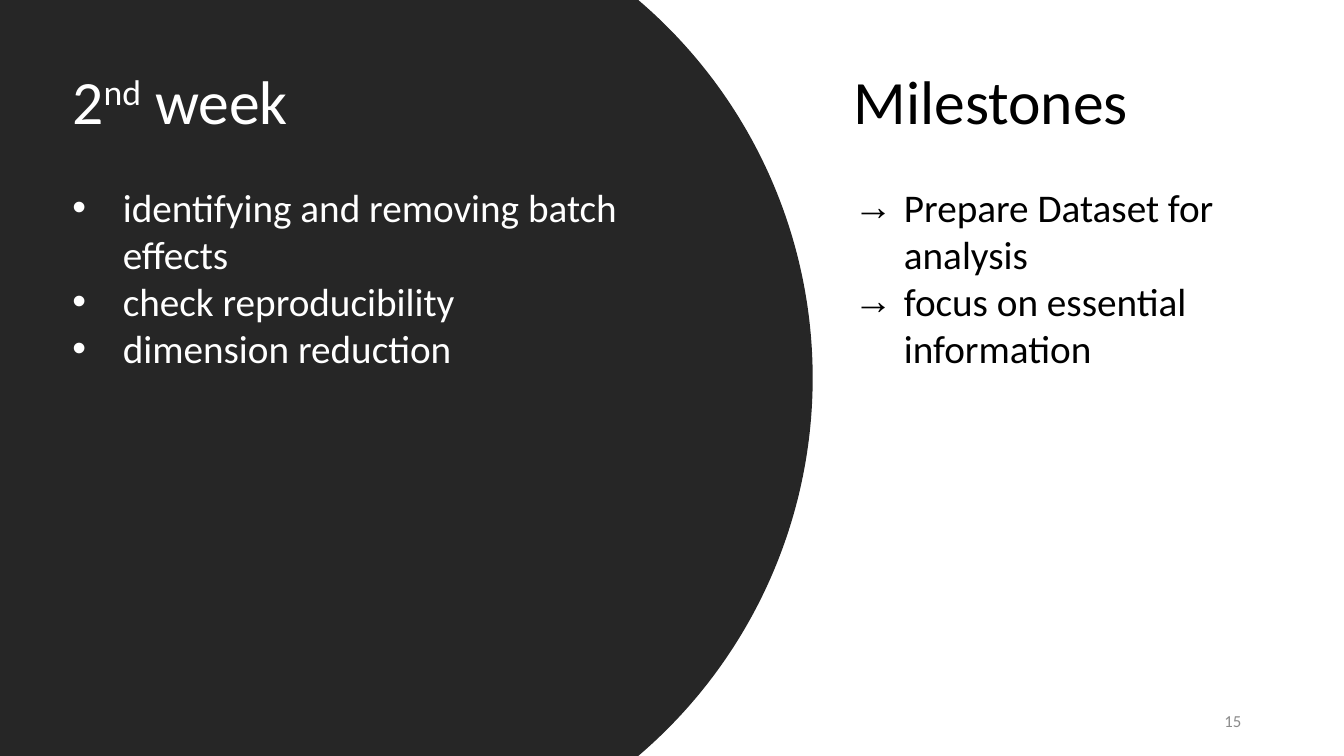
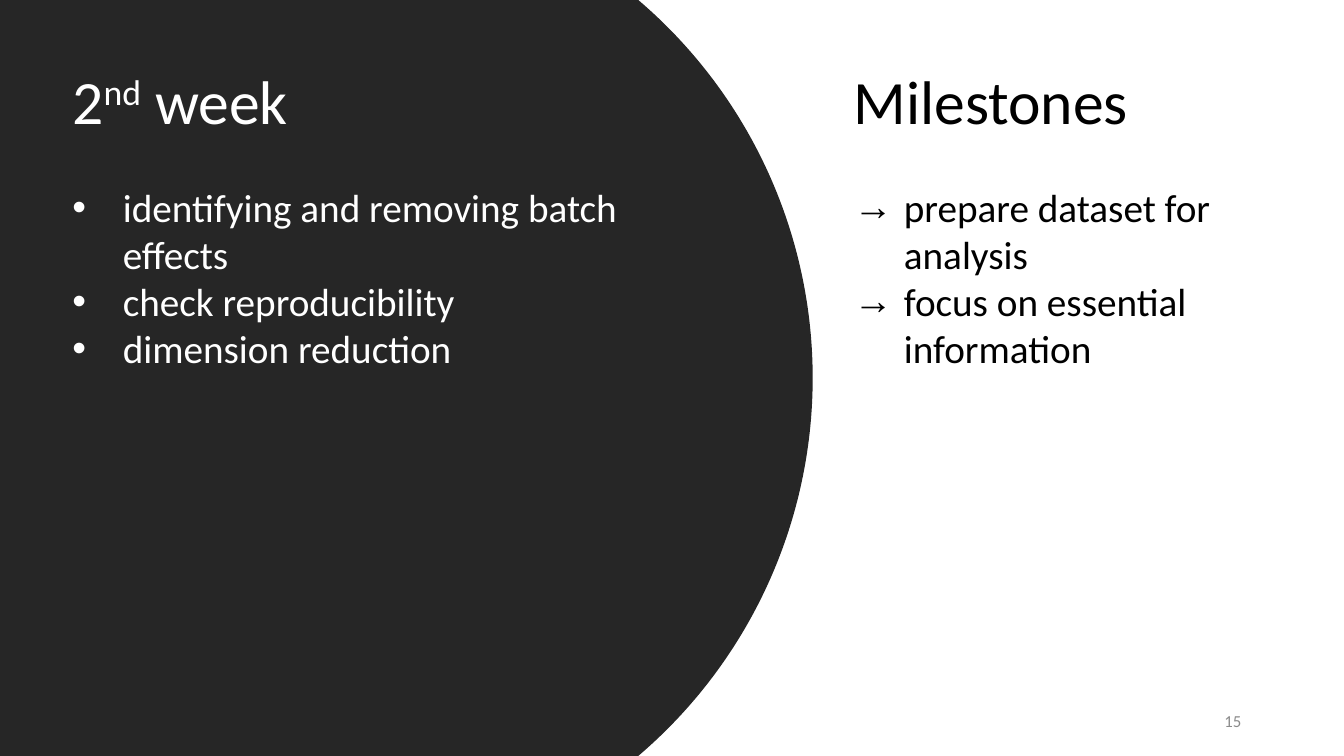
Before and after one commit to datascience-mobi-2022/2022-topic-03-team-05, a slide deck: slide 15 of Project Proposal_temporary draft.pptx. Drawn at 1344x756 pixels with LibreOffice and Linux fonts; fonts in the diff are those of the drawing. Boxes give left, top, right and bottom in pixels: in the first picture for what was removed or moved away, otherwise in the second. Text is boxed around its words. In the diff, an @@ line names an element or a change of style, - is before the commit and + after.

```diff
--- a/Project Proposal_temporary draft.pptx
+++ b/Project Proposal_temporary draft.pptx
@@ text at [904, 194, 1210, 276]: text changed @@
-→ Prepare Dataset for analysis
+→ prepare dataset for analysis
```
Also in this commit, not shown: 18 other slides changed.
